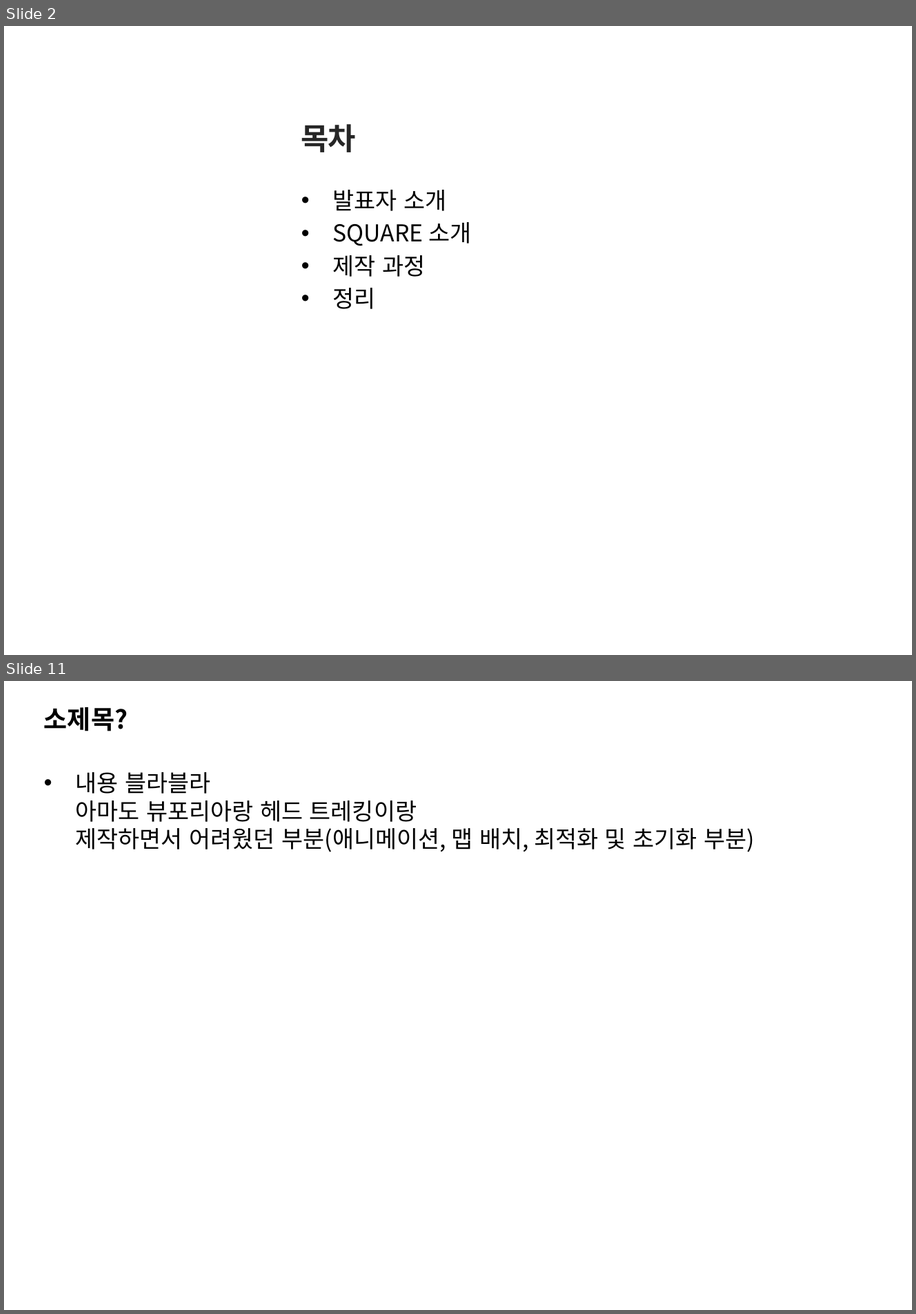
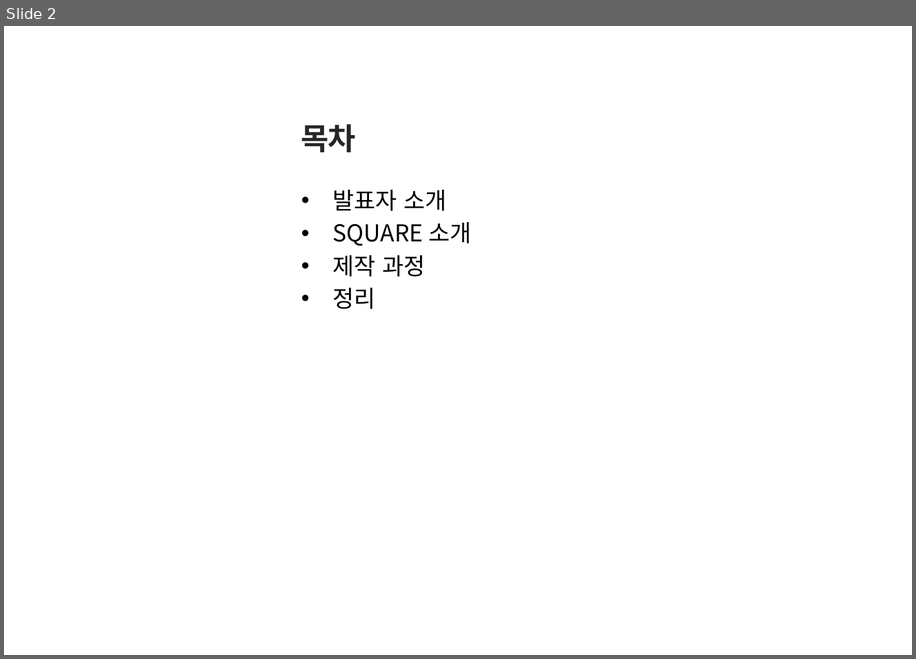
Before and after one commit to Hanghyeon/SQUARE, a slide deck: User_OtherFiles/포폴 발표 준비/2017_NCIA.pptx. Shown one above the other, each under a label of ours: slides 2 and 11 before the commit, slide 2 after it; the slides between them are not shown. The pictures are 916x1314 and 916x659 pixels, drawn with LibreOffice and Linux fonts; fonts in the diff are those of the drawing; background and template pictures are left out. Boxes give left, top, right and bottom in pixels: in the first picture for what was removed or moved away, otherwise in the second. Text is boxed around its words. In the diff, an @@ line names an element or a change of style, - is before the commit and + after.

```diff
--- a/User_OtherFiles/포폴 발표 준비/2017_NCIA.pptx
+++ b/User_OtherFiles/포폴 발표 준비/2017_NCIA.pptx
@@ slide 11 removed at [4, 681, 912, 1310], background picture (left out) @@
@@ title removed at [44, 707, 128, 731] @@
-소제목?
@@ text removed at [75, 772, 755, 852] @@
-• 내용 블라블라
-  아마도 뷰포리아랑 헤드 트레킹이랑
-  제작하면서 어려웠던 부분(애니메이션, 맵 배치, 최적화 및 초기화 부분)
```
Also in this commit, not shown: 3 slides changed, 25 slides added, 7 other slides removed, 19 other files.
